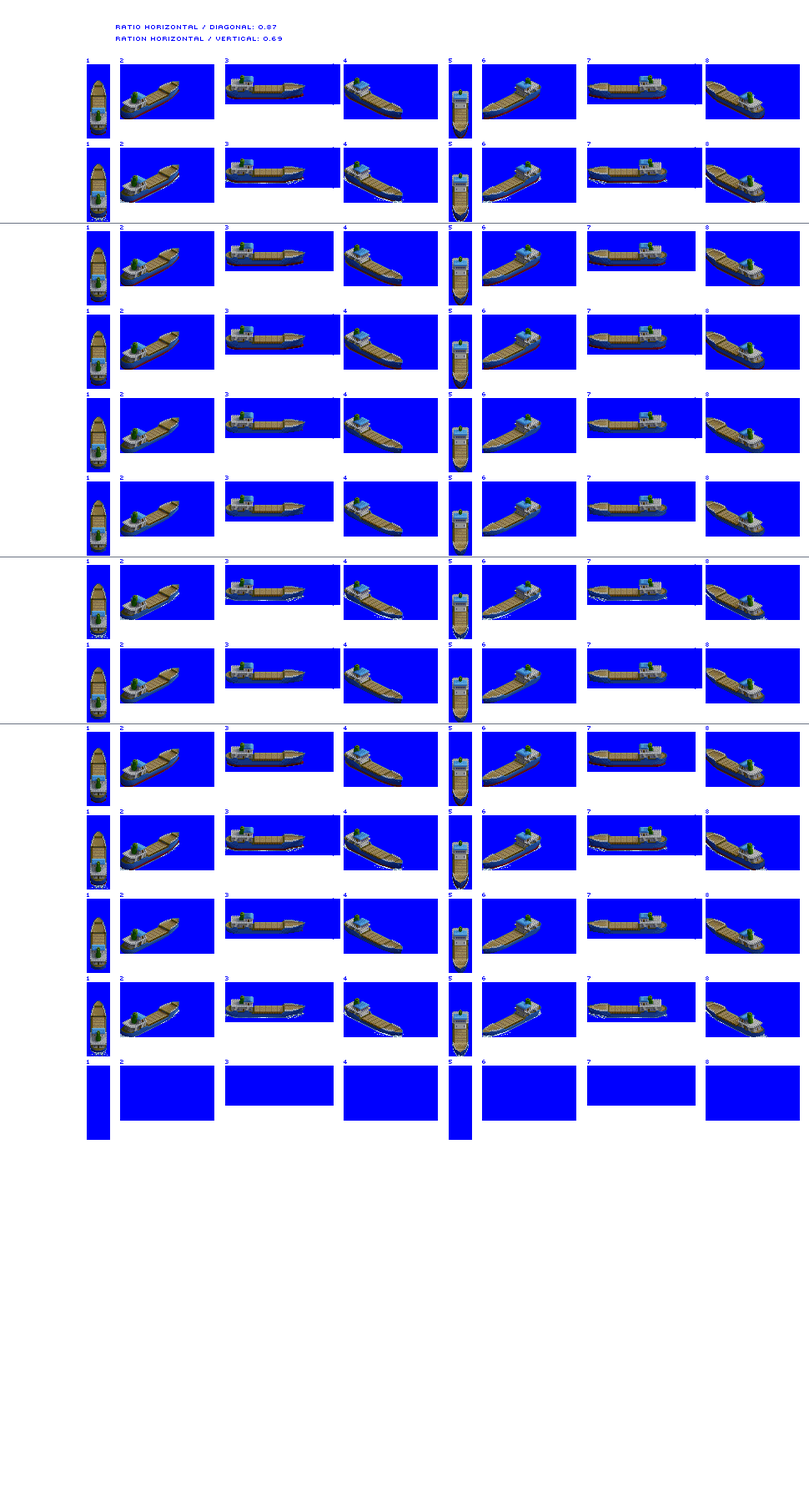
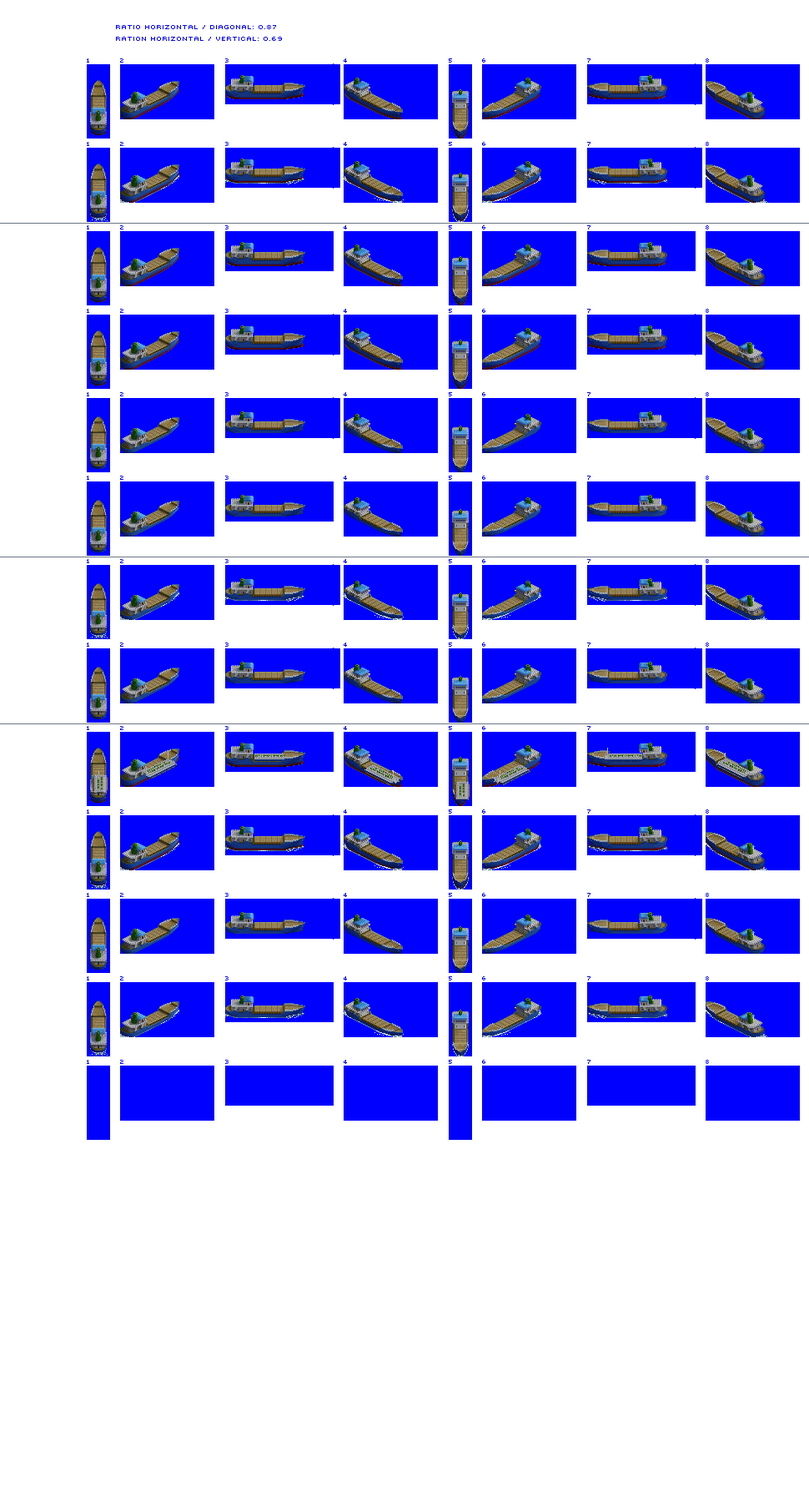
Before/after of a 809x1502 layered artwork. What changed in the layer stack:
added layer "Layer 8" above "Small Coaster" over [92, 747, 751, 801]
